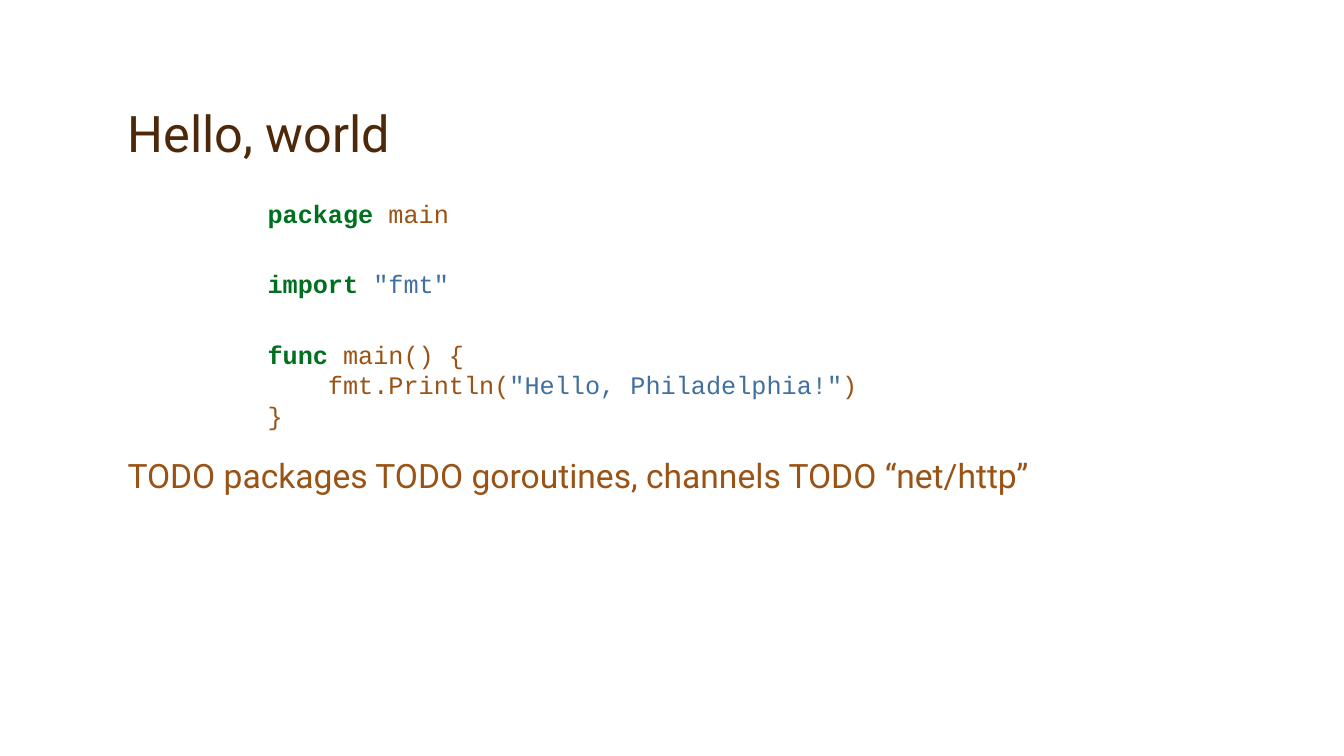
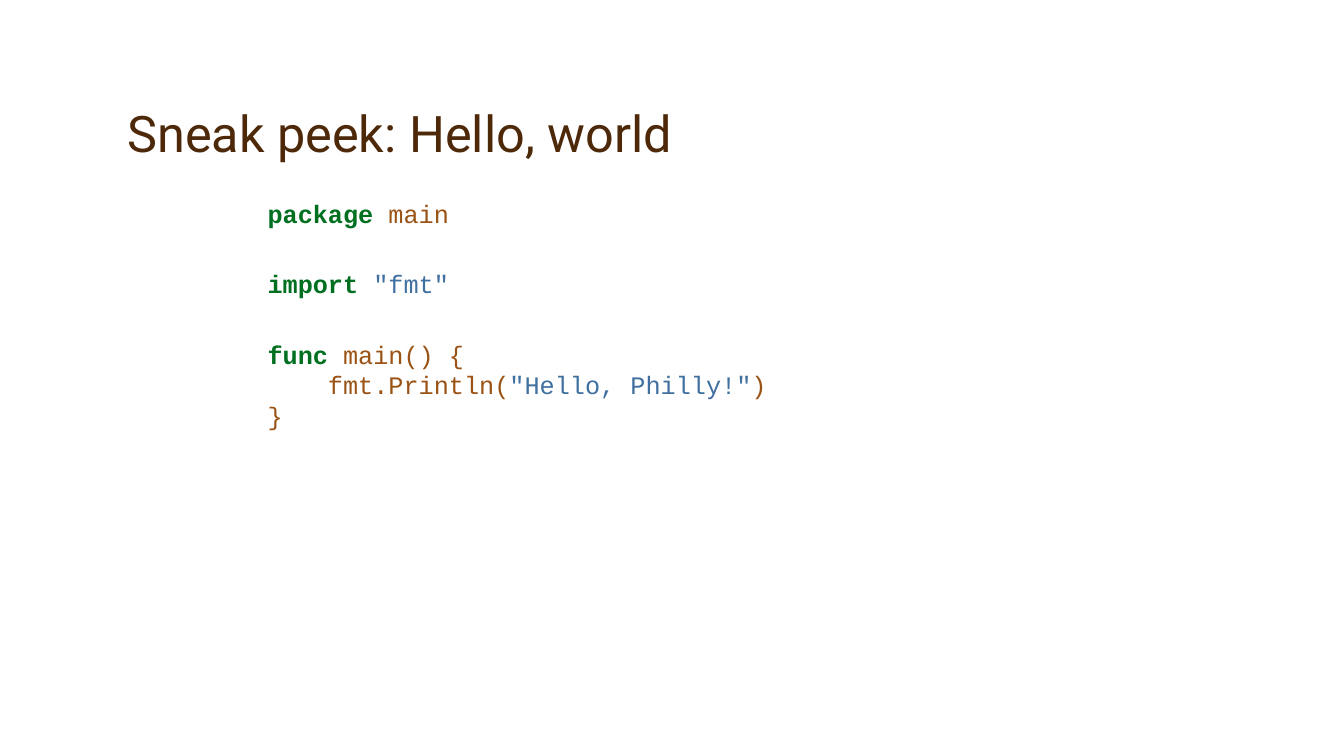
Before and after one commit to jaymcgavren/presentations, a slide deck: slide 13 of go/phillyete/2019/golang_phillyete_2019.pptx (slide 11 before the commit). Drawn at 1344x756 pixels with LibreOffice and Linux fonts; fonts in the diff are those of the drawing; background and template pictures are left out. Boxes give left, top, right and bottom in pixels: in the first picture for what was removed or moved away, otherwise in the second. Text is boxed around its words. In the diff, an @@ line names an element or a change of style, - is before the commit and + after.

```diff
--- a/go/phillyete/2019/golang_phillyete_2019.pptx
+++ b/go/phillyete/2019/golang_phillyete_2019.pptx
@@ title at box(128, 114, 671, 163): text changed @@
-Hello, world
+Sneak peek: Hello, world
@@ text at box(268, 204, 766, 400): text changed @@
-package main
-import "fmt"
-func main() {
-fmt.Println("Hello, Philadelphia!")
-}
-TODO packages TODO goroutines, channels TODO “net/http”
+package main
+import "fmt"
+func main() {
+fmt.Println("Hello, Philly!")
+}
```
Also in this commit, not shown: 35 other slides changed, 38 slides added, 32 slides removed.
